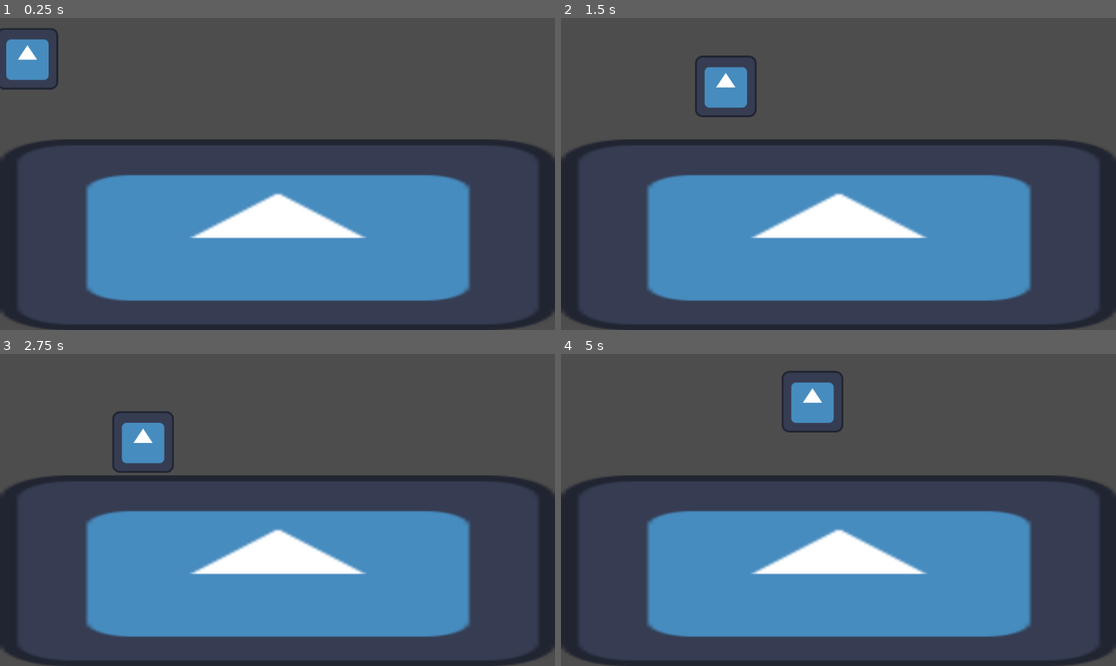
Above: before the commit, frames 1-4 (two rows, left to right).
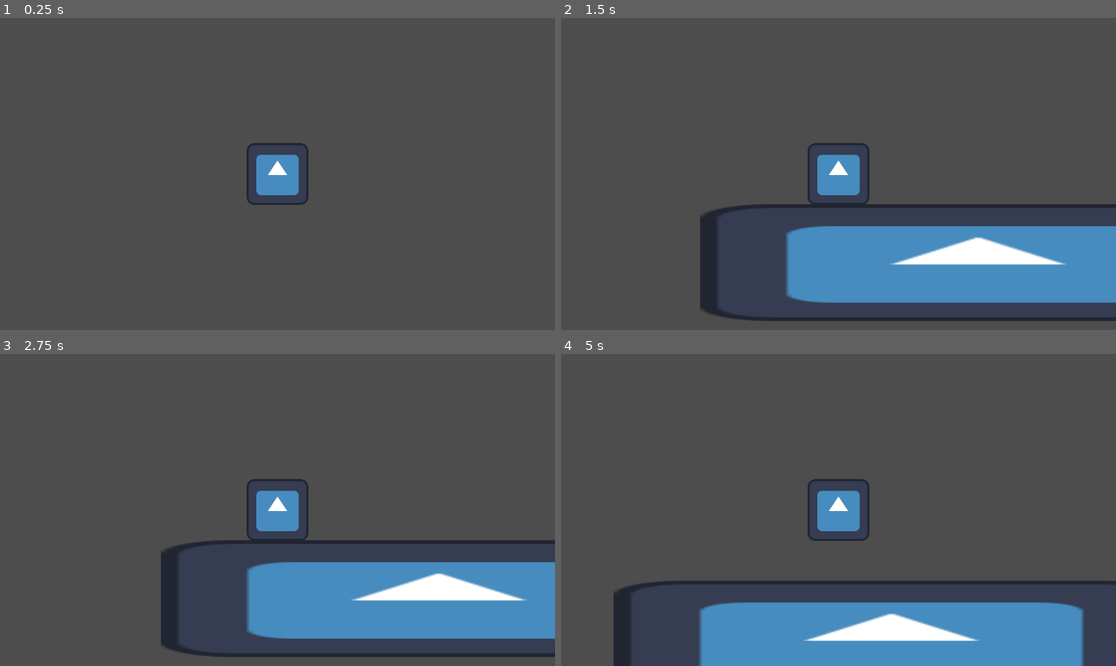
Above: after the commit, the same moments.

Repository: FoxedGuy/rune-ruins
Game: Godot game, scene res://player_test.tscn
Two runs of this game, one before a commit and one after it. Both use one fixed random seed, a clock stepped at 60 frames per second and the inputs below. The engine's default icon, where the game draws it, is replaced by a stand-in: a white triangle on a blue panel in a dark square.
Inputs:
- Up to frame 1 (0.25 s): no input
- Up to frame 2 (1.5 s): tap Enter (ui_accept) at 0.5, 0.77 s; hold Right (ui_right) from 0.53 s (still down)
- Up to frame 3 (2.75 s): tap Enter (ui_accept) at 1.52 s; release Right (ui_right) at 2.03 s; hold Left (ui_left) from 2.03 s (still down)
- Up to frame 4 (5 s): release Left (ui_left) at 2.78 s; hold Right (ui_right) 2.78-4.28 s; tap Enter (ui_accept) at 3.02, 3.77, 4.52 s; hold Left (ui_left) from 4.28 s (still down)

The runs differ from the first frame. In frame 1, 37% of the frame differs, in the area x 0-100%, y 3-100%; in frame 2, 33%; in frame 3, 33%; in frame 4, 38%, in the area x 0-100%, y 5-100%.

Commit message:
better nodes placement, player centered camera

Diff:
--- a/player_test.tscn
+++ b/player_test.tscn
@@ -4,10 +4,10 @@
 [ext_resource type="Texture2D" uid="uid://lo573ehi77hb" path="res://icon.svg" id="1_xys6k"]
 
 [sub_resource type="RectangleShape2D" id="RectangleShape2D_1snfn"]
-size = Vector2(134, 132)
+size = Vector2(128, 128)
 
 [sub_resource type="RectangleShape2D" id="RectangleShape2D_e0b2u"]
-size = Vector2(1159, 398)
+size = Vector2(1159, 242)
 
 [node name="player_test_scene" type="Node2D" unique_id=969352430]
 
@@ -15,19 +15,22 @@
 script = ExtResource("1_e0b2u")
 
 [node name="CollisionShape2D" type="CollisionShape2D" parent="CharacterBody2D" unique_id=1948084570]
-position = Vector2(57, 56)
 shape = SubResource("RectangleShape2D_1snfn")
 
-[node name="Sprite2D" type="Sprite2D" parent="CharacterBody2D/CollisionShape2D" unique_id=1415132394]
+[node name="Sprite2D" type="Sprite2D" parent="CharacterBody2D" unique_id=1415132394]
 texture = ExtResource("1_xys6k")
+
+[node name="Camera2D" type="Camera2D" parent="CharacterBody2D" unique_id=1527530365]
+ignore_rotation = false
+position_smoothing_speed = 2.0
 
 [node name="StaticBody2D" type="StaticBody2D" parent="." unique_id=472813825]
 
 [node name="CollisionShape2D" type="CollisionShape2D" parent="StaticBody2D" unique_id=1686217305]
-position = Vector2(576, 448)
+position = Vector2(574, 665)
 shape = SubResource("RectangleShape2D_e0b2u")
 
-[node name="Sprite2D" type="Sprite2D" parent="StaticBody2D/CollisionShape2D" unique_id=1075252337]
-position = Vector2(1, 2.5000038)
-scale = Vector2(9.015625, 3.1015623)
+[node name="Sprite2D" type="Sprite2D" parent="StaticBody2D" unique_id=1075252337]
+position = Vector2(575, 664)
+scale = Vector2(9.015625, 1.8906249)
 texture = ExtResource("1_xys6k")
